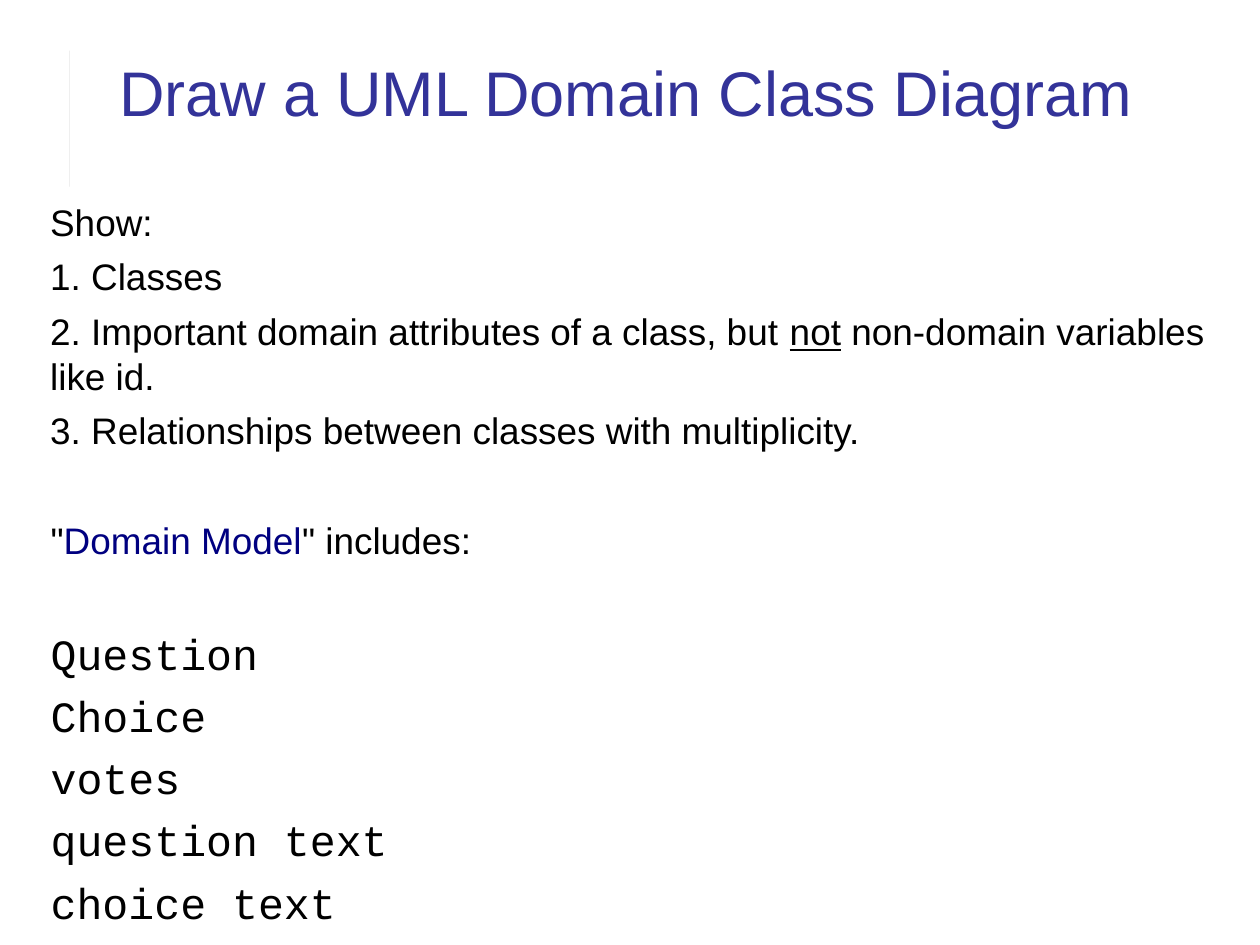
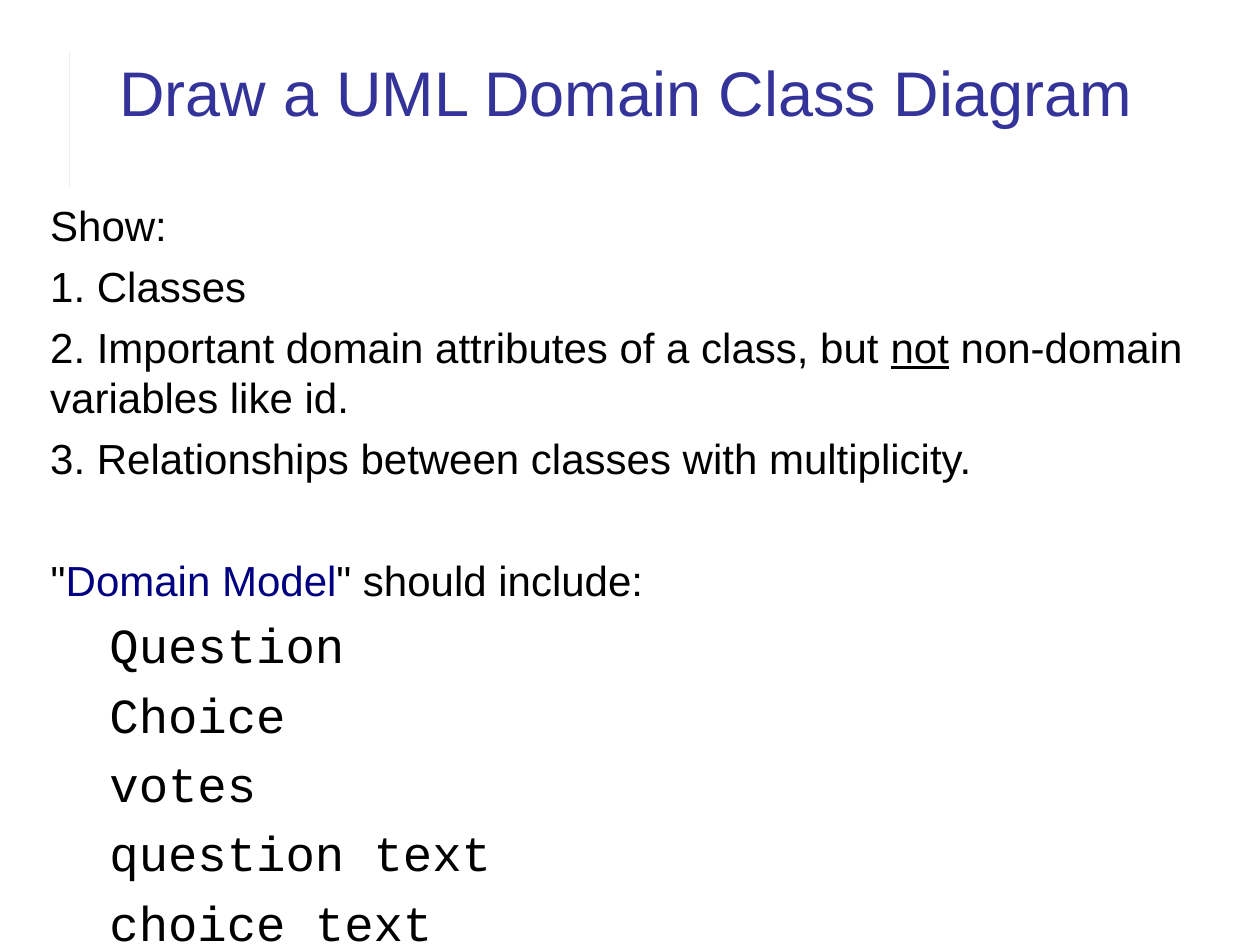
Before and after one commit to cpske/ISP, a slide deck: slide 26 of django/Django-review-1.pptx. Drawn at 1260x945 pixels with LibreOffice and Linux fonts; fonts in the diff are those of the drawing. Boxes give left, top, right and bottom in pixels: in the first picture for what was removed or moved away, otherwise in the second. Text is boxed around its words. In the diff, an @@ line names an element or a change of style, - is before the commit and + after.

```diff
--- a/django/Django-review-1.pptx
+++ b/django/Django-review-1.pptx
@@ text at box(50, 210, 1183, 942): size 21.1 to 24 pt in "Show:", "1. Classes", "2. Important domain attributes of a class, ...", "3. Relationships between classes with multiplicity."; size 24.6 to 28 pt in "Question", "Choice", "votes", "question text" and 1 more places @@
@@ text at box(51, 565, 643, 597): text changed; size 21.1 to 24 pt @@
-"Domain Model" includes:
+"Domain Model" should include:
```
Also in this commit, not shown: 14 other slides changed, 1 slide added, 1 slide removed, 1 other file.
